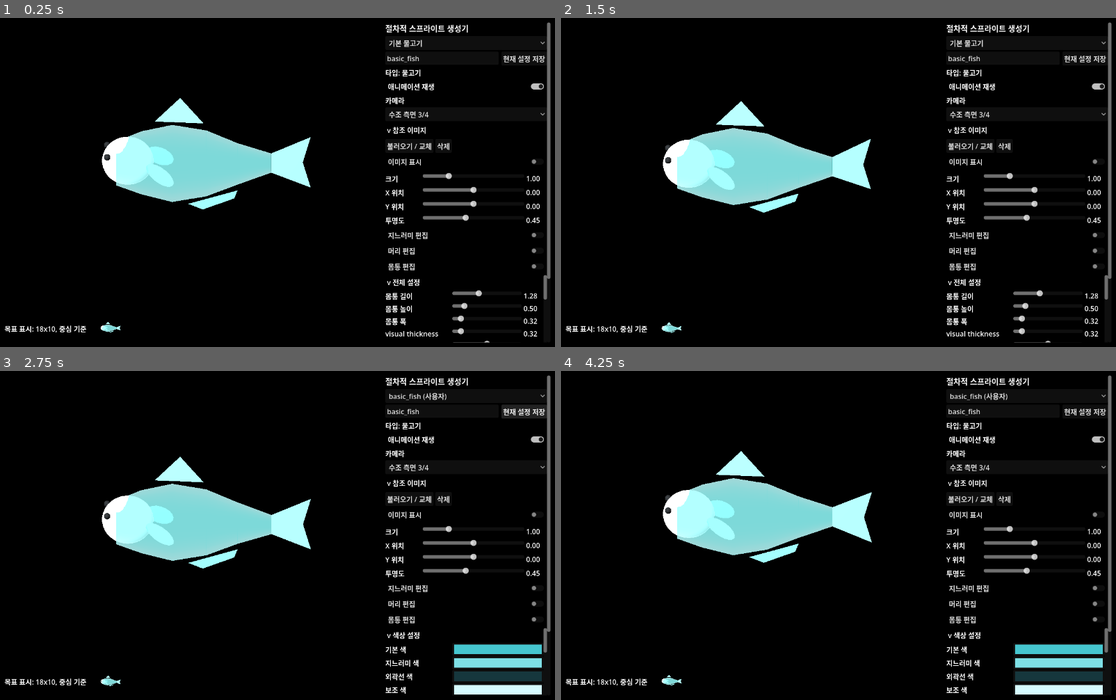
Above: before the commit, frames 1-4 (two rows, left to right).
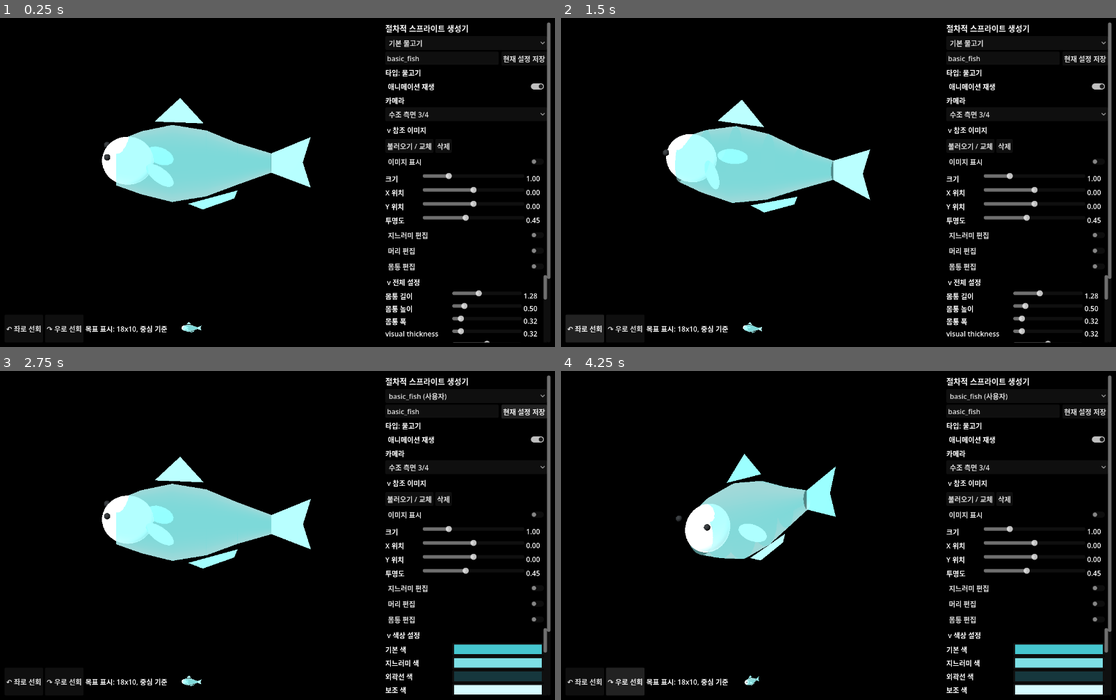
Above: after the commit, the same moments.

Repository: currywhaleshark/aquarium_sprite_mock-up_generator
Game: Godot game, scene res://scenes/Main.tscn
Two runs of this game, one before a commit and one after it. Both use one fixed random seed, a clock stepped at 60 frames per second and the inputs below.
Inputs (mouse positions are in pixels of both pictures, inside the frame that each line leads up to):
- Up to frame 1 (0.25 s): no input
- Up to frame 2 (1.5 s): click "기본 물고기" at 0.5 s; click (583, 327) at 1.25 s, where only the run after the commit has a clickable "↶ 좌로 선회"
- Up to frame 3 (2.75 s): click "현재 설정 저장" at 2 s
- Up to frame 4 (4.25 s): click "basic_fish (사용자)" at 2.75 s; click (627, 680) at 3.5 s, where only the run after the commit has a clickable "↷ 우로 선회"

The runs differ from the first frame. In frame 1, 0.4% of the frame differs, in the area x 0-37%, y 92-96%; in frame 2, 2.6%; in frame 3, 0.4%; in frame 4, 5.7%, in the area x 0-57%, y 24-99%.

Commit message:
Add turn preview motion controls

Diff:
--- /dev/null
+++ b/scenes/TurnPoseTest.tscn
@@ -0,0 +1,6 @@
+[gd_scene format=3 uid="uid://djxw2lwws25rf"]
+
+[ext_resource type="Script" path="res://scripts/tools/TurnPoseTest.gd" id="1_turn_pose"]
+
+[node name="TurnPoseTest" type="Node"]
+script = ExtResource("1_turn_pose")
--- /dev/null
+++ b/scenes/TurnPreviewControlsTest.tscn
@@ -0,0 +1,6 @@
+[gd_scene format=3 uid="uid://cor6xt3i6xdpa"]
+
+[ext_resource type="Script" path="res://scripts/tools/TurnPreviewControlsTest.gd" id="1_turn_preview"]
+
+[node name="TurnPreviewControlsTest" type="Node"]
+script = ExtResource("1_turn_preview")
--- a/scripts/creature/FishRig.gd
+++ b/scripts/creature/FishRig.gd
@@ -369,6 +369,9 @@
 	var tail_multiplier := param_float("tail_sway_multiplier", 1.0)
 	var tail_1_yaw := sin(loop_phase * TAU - phase_delay) * global_sway * tail_multiplier * _ring_sway_weight("rear_body", 0.65)
 	var tail_2_yaw := sin(loop_phase * TAU - phase_delay * 1.8) * global_sway * tail_multiplier * _ring_sway_weight("tail_stem", 1.0)
+	var turn_amount := clampf(param_float("turn_amount", 0.0), 0.0, 1.0)
+	var turn_direction := _turn_direction()
+	var turn_tail_lag := clampf(param_float("turn_tail_lag", 0.65), 0.0, 1.5)
 	var centers := PackedVector3Array()
 	var yaws := PackedFloat32Array()
 	for ring_index in shell_profile.size():
@@ -380,8 +383,10 @@
 		var ring_weight := _ring_sway_weight(ring_id, t)
 		var body_distribution := _body_wave_distribution(t, body_wave_start, body_wave_falloff)
 		var ring_yaw := sin(loop_phase * TAU - float(ring_index) * phase_delay) * global_sway * ring_weight * body_wave_amount * body_distribution
-		var yaw: float = bend["yaw"] + ring_yaw
+		var turn_yaw := _turn_ring_yaw(t, turn_amount, turn_direction, turn_tail_lag)
+		var yaw: float = bend["yaw"] + ring_yaw + turn_yaw
 		center.z += sin(loop_phase * TAU - float(ring_index) * phase_delay) * 0.012 * body_wave_amount * body_distribution
+		center += _turn_ring_offset(point.x, turn_yaw)
 		centers.append(center)
 		yaws.append(yaw)
 	PF.update_fish_outer_shell_bent(outer_shell, shell_profile, centers, yaws, shell_segments, PackedFloat32Array(shell_center_y_offsets))
@@ -395,6 +400,24 @@
 		return 0.0
 	var normalized := clampf((t - start) / maxf(1.0 - start, 0.001), 0.0, 1.0)
 	return pow(normalized, falloff)
+
+func _turn_direction() -> float:
+	var direction := param_float("turn_direction", 1.0)
+	return -1.0 if direction < 0.0 else 1.0
+
+func _turn_ring_yaw(t: float, turn_amount: float, turn_direction: float, tail_lag: float) -> float:
+	if turn_amount <= 0.0:
+		return 0.0
+	var front_lead := lerpf(0.45, 1.0, clampf(t, 0.0, 1.0))
+	var tail_delay := pow(clampf(t, 0.0, 1.0), 1.25) * tail_lag
+	return turn_direction * turn_amount * lerpf(5.0, 24.0, front_lead) * tail_delay
+
+func _turn_ring_offset(x: float, turn_yaw: float) -> Vector3:
+	if absf(turn_yaw) <= 0.001:
+		return Vector3.ZERO
+	var pivot_x := shell_profile[0].x if not shell_profile.is_empty() else 0.0
+	var distance := maxf(x - pivot_x, 0.0)
+	return Vector3(0.0, 0.0, sin(deg_to_rad(turn_yaw)) * distance * 0.24)
 
 func _tail_bent_center_and_yaw(x: float, tail_1_yaw: float, tail_2_yaw: float) -> Dictionary:
 	var pivot_1 := Vector3(shell_tail_pivot_1_x, 0.0, 0.0)
@@ -445,15 +468,20 @@
 	var pectoral_yaw := _fin_follow_yaw(pectoral_attach_t, yaws)
 	var pectoral_surface_angle := _surface_tangent_angle_degrees("center", pectoral_attach_t)
 	var pectoral_flap := sin(loop_phase * TAU * 2.0) * param_float("fin_flap_amount", param_float("pectoral_flap_amount", 10.0))
+	var turn_amount := clampf(param_float("turn_amount", 0.0), 0.0, 1.0)
+	var turn_direction := _turn_direction()
+	var pectoral_fold := clampf(param_float("inside_pectoral_fold", 0.65), 0.0, 1.5) * turn_amount
+	var left_turn_bias := -turn_direction * pectoral_fold
+	var right_turn_bias := turn_direction * pectoral_fold
 	var pectoral_offset := float(parameters.get("pectoral_fin_offset_x", 0.0))
 	if pectoral_l:
 		pectoral_l.position = _animated_side_position(pectoral_attach_t, -0.02, -pectoral_z, pectoral_offset, centers, yaws)
 		pectoral_l_base_rotation = Vector3(0.0, pectoral_yaw + 25.0, -28.0 + pectoral_surface_angle)
-		pectoral_l.rotation_degrees = pectoral_l_base_rotation + Vector3(pectoral_flap, 0.0, 0.0)
+		pectoral_l.rotation_degrees = pectoral_l_base_rotation + Vector3(pectoral_flap + left_turn_bias * 18.0, left_turn_bias * 12.0, left_turn_bias * 16.0)
 	if pectoral_r:
 		pectoral_r.position = _animated_side_position(pectoral_attach_t, -0.02, pectoral_z, pectoral_offset, centers, yaws)
 		pectoral_r_base_rotation = Vector3(0.0, pectoral_yaw - 25.0, -28.0 + pectoral_surface_angle)
-		pectoral_r.rotation_degrees = pectoral_r_base_rotation + Vector3(pectoral_flap, 0.0, 0.0)
+		pectoral_r.rotation_degrees = pectoral_r_base_rotation + Vector3(pectoral_flap + right_turn_bias * 18.0, right_turn_bias * 12.0, right_turn_bias * 16.0)
 
 func _apply_animated_tail(loop_phase: float, centers: PackedVector3Array, yaws: PackedFloat32Array) -> void:
 	if tail_pivot_1 == null or tail_pivot_2 == null or tail_fin_pivot == null:
--- /dev/null
+++ b/scripts/tools/TurnPoseTest.gd
@@ -0,0 +1,46 @@
+extends Node
+
+const FishRigScript := preload("res://scripts/creature/FishRig.gd")
+
+func _ready() -> void:
+	var fish: FishRig = FishRigScript.new()
+	add_child(fish)
+	fish.auto_animate = false
+	fish.set_parameters({
+		"shell_enabled": 1.0,
+		"shell_expand": 0.12,
+		"base_color": "#46c6cf",
+		"secondary_color": "#d6fbff",
+		"turn_tail_lag": 0.75,
+		"inside_pectoral_fold": 0.8
+	})
+	await get_tree().process_frame
+	fish.apply_pose(0.25)
+	var straight_yaws: PackedFloat32Array = fish.get("animated_shell_yaws")
+	var straight_tail_yaw := float(straight_yaws[straight_yaws.size() - 1])
+	var straight_left: Node3D = fish.get_node("BodyPivot/PectoralFinL")
+	var straight_right: Node3D = fish.get_node("BodyPivot/PectoralFinR")
+	var straight_left_x := straight_left.rotation_degrees.x
+	var straight_right_x := straight_right.rotation_degrees.x
+
+	var turn_parameters: Dictionary = fish.get("parameters")
+	turn_parameters["turn_amount"] = 1.0
+	turn_parameters["turn_direction"] = 1.0
+	fish.parameters = turn_parameters
+	fish.apply_pose(0.25)
+	var turn_yaws: PackedFloat32Array = fish.get("animated_shell_yaws")
+	var turn_tail_yaw := float(turn_yaws[turn_yaws.size() - 1])
+	var turn_left: Node3D = fish.get_node("BodyPivot/PectoralFinL")
+	var turn_right: Node3D = fish.get_node("BodyPivot/PectoralFinR")
+
+	assert(absf(turn_tail_yaw - straight_tail_yaw) > 4.0)
+	assert(absf(turn_left.rotation_degrees.x - straight_left_x) > 2.0)
+	assert(absf(turn_right.rotation_degrees.x - straight_right_x) > 2.0)
+	assert(absf(turn_left.rotation_degrees.x - turn_right.rotation_degrees.x) > 4.0)
+
+	DirAccess.make_dir_recursive_absolute(ProjectSettings.globalize_path("res://exports/test_results"))
+	var file := FileAccess.open("res://exports/test_results/turn_pose.ok", FileAccess.WRITE)
+	file.store_string("turn pose layer bends shell and pectoral fins")
+	file.close()
+	print("TURN_POSE_TEST_OK")
+	get_tree().quit(0)
--- /dev/null
+++ b/scripts/tools/TurnPreviewControlsTest.gd
@@ -0,0 +1,39 @@
+extends Node
+
+const MainScript := preload("res://scripts/ui/Main.gd")
+
+func _ready() -> void:
+	var main := MainScript.new()
+	add_child(main)
+	await get_tree().process_frame
+	await get_tree().process_frame
+	await get_tree().process_frame
+
+	var left_button: Button = main.get("turn_left_button")
+	var right_button: Button = main.get("turn_right_button")
+	assert(left_button != null)
+	assert(right_button != null)
+	assert(int(main.get("preview_direction_index")) == 0)
+
+	right_button.pressed.emit()
+	await get_tree().process_frame
+	main.call("_update_preview_turn", 999.0)
+	assert(int(main.get("preview_direction_index")) == 1)
+	var rig: Node3D = main.get("current_rig")
+	assert(rig != null)
+	assert(absf(rig.rotation_degrees.y - 45.0) < 0.001)
+	var parameters: Dictionary = rig.get("parameters")
+	assert(absf(float(parameters.get("turn_amount", -1.0))) < 0.001)
+
+	left_button.pressed.emit()
+	await get_tree().process_frame
+	main.call("_update_preview_turn", 999.0)
+	assert(int(main.get("preview_direction_index")) == 0)
+	assert(absf(rig.rotation_degrees.y) < 0.001)
+
+	DirAccess.make_dir_recursive_absolute(ProjectSettings.globalize_path("res://exports/test_results"))
+	var file := FileAccess.open("res://exports/test_results/turn_preview_controls.ok", FileAccess.WRITE)
+	file.store_string("turn preview controls advance direction state")
+	file.close()
+	print("TURN_PREVIEW_CONTROLS_TEST_OK")
+	get_tree().quit(0)
--- a/scripts/ui/Main.gd
+++ b/scripts/ui/Main.gd
@@ -16,6 +16,8 @@
 const CameraPresetScript := preload("res://scripts/render/CameraPreset.gd")
 const BodyProfileScript := preload("res://scripts/creature/BodyProfile.gd")
 const UiText := preload("res://scripts/ui/UiText.gd")
+
+const TURN_PREVIEW_DURATION := 0.45
 
 var viewport: SubViewport
 var preview_stack: Control
@@ -47,6 +49,14 @@
 var body_editor_panel: VBoxContainer
 var reference_image_panel: VBoxContainer
 var exporter: Node
+var turn_left_button: Button
+var turn_right_button: Button
+var preview_direction_index := 0
+var turn_preview_active := false
+var turn_preview_elapsed := 0.0
+var turn_preview_from_index := 0
+var turn_preview_target_index := 0
+var turn_preview_step := 0
 
 func _ready() -> void:
 	_build_ui()
@@ -57,6 +67,9 @@
 	exporter.export_failed.connect(func(message: String) -> void: export_panel.set_status(message))
 	_reload_presets()
 
+func _process(delta: float) -> void:
+	_update_preview_turn(delta)
+
 func _build_ui() -> void:
 	var root := HBoxContainer.new()
 	root.name = "RootLayout"
@@ -104,6 +117,14 @@
 
 	var lower_preview := HBoxContainer.new()
 	preview_column.add_child(lower_preview)
+	turn_left_button = Button.new()
+	turn_left_button.text = "↶ 좌로 선회"
+	turn_left_button.pressed.connect(func() -> void: _start_preview_turn(-1))
+	lower_preview.add_child(turn_left_button)
+	turn_right_button = Button.new()
+	turn_right_button.text = "↷ 우로 선회"
+	turn_right_button.pressed.connect(func() -> void: _start_preview_turn(1))
+	lower_preview.add_child(turn_right_button)
 	display_label = Label.new()
 	display_label.text = "표시 미리보기"
 	lower_preview.add_child(display_label)
@@ -282,6 +303,7 @@
 	current_rig.name = "ActiveRig"
 	world_root.add_child(current_rig)
 	current_rig.set_parameters(current_preset.get("parameters", {}))
+	_reset_preview_direction()
 	if playback_toggle:
 		current_rig.auto_animate = playback_toggle.button_pressed
 	_bind_fin_editor_for_current_rig()
@@ -514,6 +536,62 @@
 		screen_point *= Vector2(viewport_container.size.x / viewport_size.x, viewport_container.size.y / viewport_size.y)
 	return screen_point
 
+func _reset_preview_direction() -> void:
+	preview_direction_index = 0
+	turn_preview_active = false
+	turn_preview_elapsed = 0.0
+	turn_preview_from_index = 0
+	turn_preview_target_index = 0
+	turn_preview_step = 0
+	if current_rig:
+		current_rig.rotation_degrees.y = 0.0
+		_set_turn_preview_parameters(0.0, 1)
+
+func _start_preview_turn(step: int) -> void:
+	if current_rig == null:
+		return
+	var normalized_step := -1 if step < 0 else 1
+	turn_preview_step = normalized_step
+	turn_preview_from_index = preview_direction_index
+	turn_preview_target_index = posmod(preview_direction_index + normalized_step, 8)
+	turn_preview_elapsed = 0.0
+	turn_preview_active = true
+	if playback_toggle:
+		current_rig.auto_animate = playback_toggle.button_pressed
+	_update_preview_turn(0.0)
+
+func _update_preview_turn(delta: float) -> void:
+	if current_rig == null:
+		return
+	if not turn_preview_active:
+		current_rig.rotation_degrees.y = float(preview_direction_index) * 45.0
+		_set_turn_preview_parameters(0.0, 1)
+		return
+	turn_preview_elapsed += maxf(delta, 0.0)
+	var t := clampf(turn_preview_elapsed / TURN_PREVIEW_DURATION, 0.0, 1.0)
+	var eased := t * t * (3.0 - 2.0 * t)
+	var from_yaw := float(turn_preview_from_index) * 45.0
+	var target_yaw := from_yaw + float(turn_preview_step) * 45.0
+	current_rig.rotation_degrees.y = lerpf(from_yaw, target_yaw, eased)
+	_set_turn_preview_parameters(sin(t * PI), turn_preview_step)
+	if t >= 1.0:
+		preview_direction_index = turn_preview_target_index
+		turn_preview_active = false
+		current_rig.rotation_degrees.y = float(preview_direction_index) * 45.0
+		_set_turn_preview_parameters(0.0, turn_preview_step)
+
+func _set_turn_preview_parameters(turn_amount: float, direction: int) -> void:
+	if current_rig == null:
+		return
+	var parameters: Dictionary = current_rig.get("parameters")
+	parameters["turn_amount"] = clampf(turn_amount, 0.0, 1.0)
+	parameters["turn_direction"] = -1.0 if direction < 0 else 1.0
+	if not parameters.has("turn_tail_lag"):
+		parameters["turn_tail_lag"] = 0.75
+	if not parameters.has("inside_pectoral_fold"):
+		parameters["inside_pectoral_fold"] = 0.8
+	current_rig.set("parameters", parameters)
+
 func _export_current() -> void:
 	if current_rig == null or current_preset.is_empty():
 		return
Not shown, changed: docs/2026-05-31-motion-handoff.md
Not shown, added: docs/superpowers/plans/2026-05-31-turn-preview-motion.md
Not shown, added: docs/superpowers/specs/2026-05-31-turn-preview-motion-design.md
